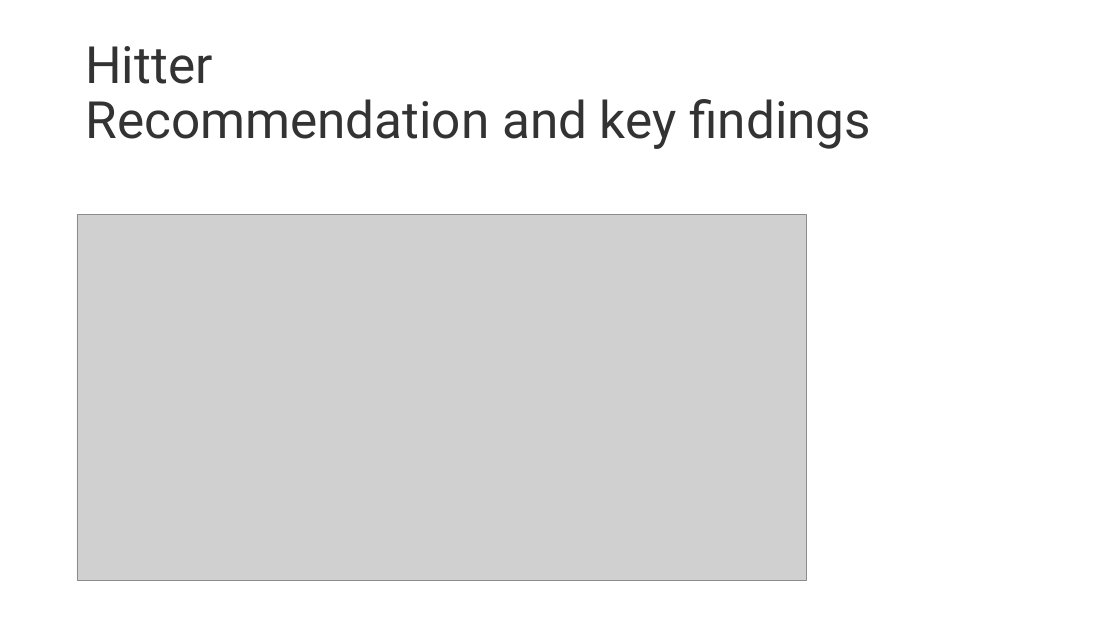
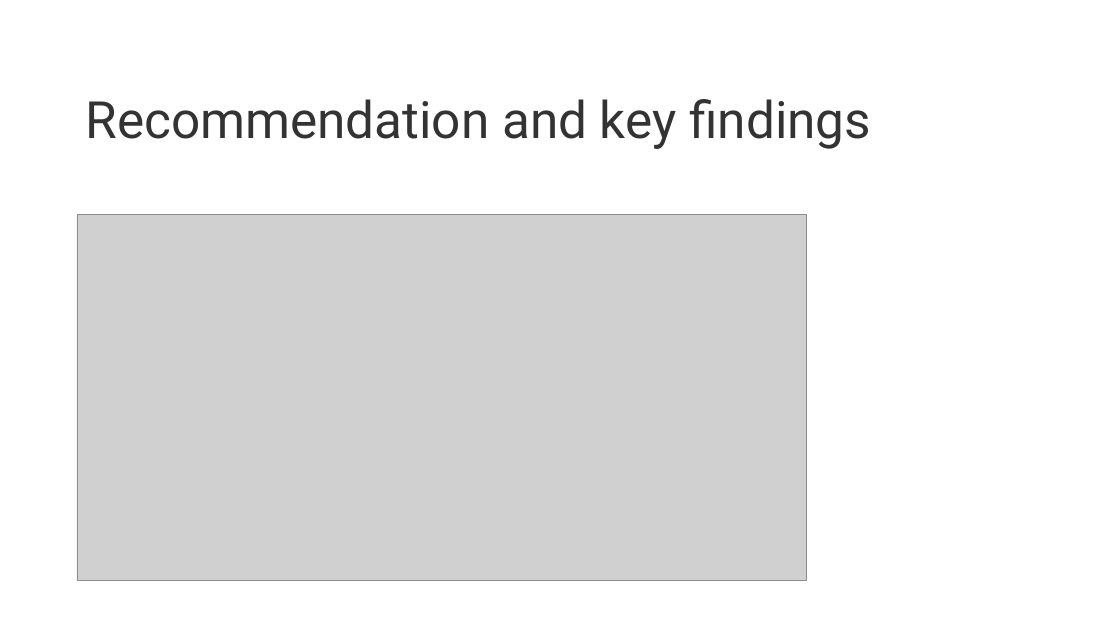
Before and after one commit to ntpntp/Springboard, a slide deck: slide 11 of Capstone 3/Capstone3_presentation.pptx. Drawn at 1120x630 pixels with LibreOffice and Linux fonts; fonts in the diff are those of the drawing; grey boxes stand for pictures. Boxes give left, top, right and bottom in pixels: in the first picture for what was removed or moved away, otherwise in the second. Text is boxed around its words. In the diff, an @@ line names an element or a change of style, - is before the commit and + after.

```diff
--- a/Capstone 3/Capstone3_presentation.pptx
+++ b/Capstone 3/Capstone3_presentation.pptx
@@ title at (85, 99, 871, 149): text changed @@
-Hitter
-Recommendation and key findings
+Recommendation and key findings
```
Also in this commit, not shown: 8 other slides changed, 7 slides removed, 1 other file.
